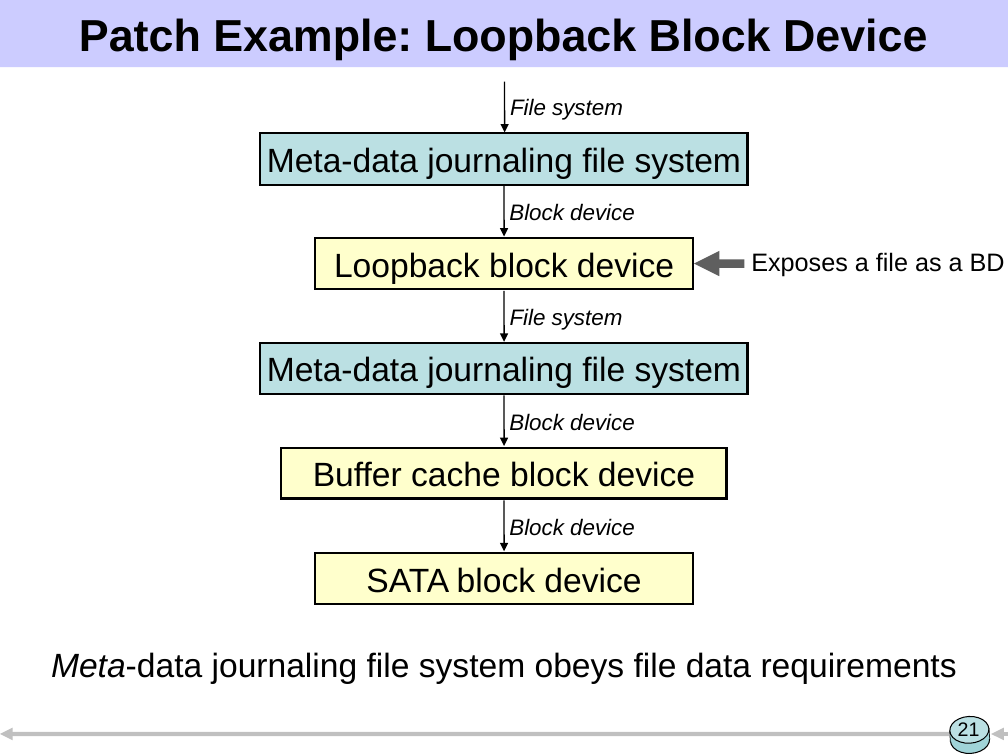
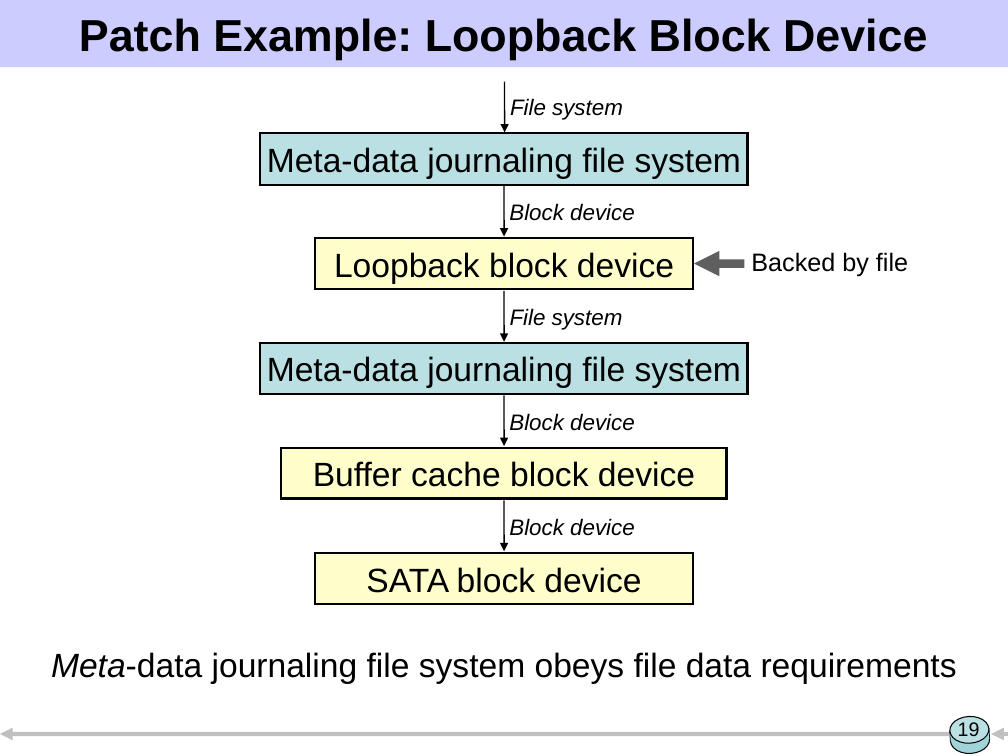
Before and after one commit to ucla-readable/fstitch-doc, a slide deck: slide 19 of sosp/pres.ppt (slide 21 before the commit). Drawn at 1008x756 pixels with LibreOffice and Linux fonts; fonts in the diff are those of the drawing. Boxes give left, top, right and bottom in pixels: in the first picture for what was removed or moved away, otherwise in the second. Text is boxed around its words. In the diff, an @@ line names an element or a change of style, - is before the commit and + after.

```diff
--- a/sosp/pres.ppt
+++ b/sosp/pres.ppt
@@ text removed at (751,252,1005,277) @@
-Exposes a file as a BD
@@ text added at (751,252,908,277), 18 pt, text #000000 @@
+Backed by file
@@ page number at (958,722,980,741): text changed @@
-21
+19
```
Also in this commit, not shown: 13 other slides changed, 2 slides added, 5 slides removed, 1 other file.
